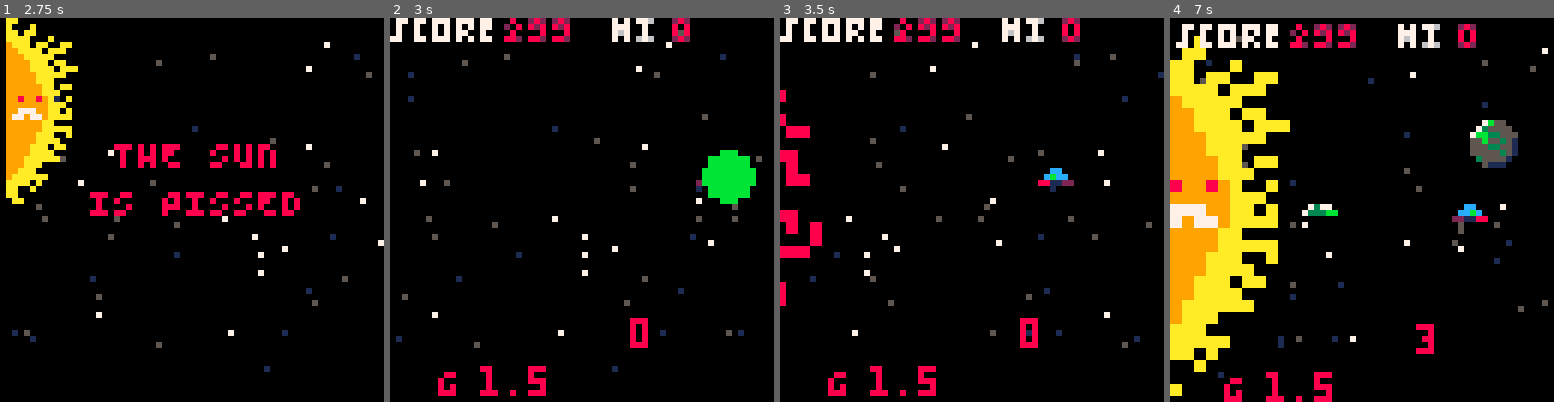
Above: before the commit, frames 1-4 (left to right).
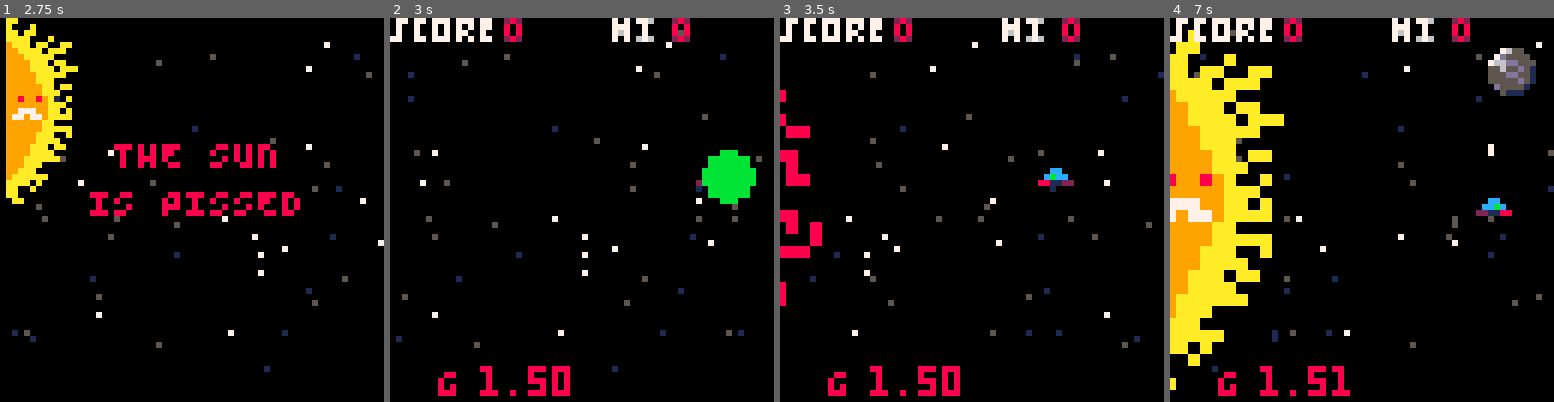
Above: after the commit, the same moments.

Repository: sicksubroutine/sun_escapes_me
Game: PICO-8 cartridge sun_escapes_me.p8
Same seed, same stepped clock (60 frames per second), same inputs: the game is played once before the commit and once after it.
Inputs:
- Up to frame 1 (2.75 s): tap X (X key) at 0.33, 1.07, 1.85 s; tap O (Z key) at 0.7, 1.7, 2.1, 2.5 s; hold Right 1.6-2.1 s; hold Up 2.15-2.42 s; hold Right from 2.47 s (still down)
- Up to frame 2 (3 s): keep holding Right; tap O (Z key) at 2.9 s; tap X (X key) at 2.97 s
- Up to frame 3 (3.5 s): release Right at 3.03 s; hold Left from 3.08 s (still down); tap O (Z key) at 3.3 s
- Up to frame 4 (7 s): release Left at 3.58 s; hold Down 3.63-3.97 s; tap O (Z key) every 0.4 s from 3.7 to 6.9 s; hold Right 4.02-4.68 s; tap X (X key) at 4.08, 5.2, 6.32 s; hold Up 4.73-5.03 s; hold Left 5.08-5.68 s; hold Down 5.73-6.03 s; hold Right 6.08-6.58 s; hold Right from 6.63 s (still down)

Frame 1 is identical in both runs. In frame 2, 1.2% of the frame differs, in the area x 29-68%, y 0-99%; in frame 3, 1.2%; in frame 4, 17%, in the area x 0-100%, y 0-100%.

Commit message:
should be final update for now

Diff:
--- a/sun_escapes_me.p8
+++ b/sun_escapes_me.p8
@@ -33,6 +33,7 @@
 	sun.anispd=0.25
 	sun.pain=0
 	sun.painfrm=70
+	sun.hp=145
 	sun.side="left"
 
 	p=makespr()
@@ -70,6 +71,8 @@
 		update_game()
 	elseif mode=="over" then
 		update_over()
+	elseif mode=="win" then
+		update_win()
 	end
 end
 
@@ -85,6 +88,8 @@
 		draw_game()
 	elseif mode=="over" then
 		draw_over()
+	elseif mode=="win" then
+		draw_win()
 	end
 	print(debug,40,50,8)
 	camera()
@@ -102,7 +107,7 @@
 	friction=0.65
 	gravity=1.5
 	gravity2=0
-	score=299
+	score=0
 
 	explode={}
 
@@ -126,6 +131,7 @@
 	lvldis=0
 	lvl=0
 	subphs="not boss"
+	sun.hp=145
 end
 
 function startscreen()
@@ -468,11 +474,11 @@
 function fire(ang,spd)
 	local myebul=makespr()
 	myebul.x=54+rnd(3)
-	myebul.y=rnd(12)+rnd(32)
+	myebul.y=rnd(32)
 	myebul.spr=72
 	myebul.aniframe=72
 	myebul.ani={72,73,74,75}
-	myebul.anispd=0.75
+	myebul.anispd=0.65
 
 	myebul.sx=sin(ang)*spd
 	myebul.sy=cos(ang)*spd
@@ -507,7 +513,7 @@
 function update_game()
 	animstars()
 
-	if subphs=="boss" then
+	if subphs!="boss" then
 		gravity=gravity+0.02/150
 	elseif subphs=="boss" then
 		gravity=gravity-0.01/150
@@ -655,7 +661,8 @@
 				del(buls,mybul)
 				sfx(0)
 				sun.pain=15
-				score+=5
+				score+=15
+				sun.hp-=4
 				sfx(45)
 				shake=6
 				popfloat("+15",54,14+rnd(24))
@@ -776,7 +780,7 @@
 
 
 	--level code
-	debug=lvl
+
 	boss()
 	if lvl==0 then
 		sun.x+=0.45
@@ -828,50 +830,49 @@
 		end
 	elseif lvl==5 then
 
-		debug=subphs
 		sun.side="right"
 
-		if t%25==0 then
+		if t%15==0 then
+			fire(0.23+rnd(0.09),1)
 			sfx(9)
 		end
-
-		if t%25==0 then
-			fire(0.25+rnd(0.054),1)
-		end
-
-		if score>305 then
+		if t%15==0 then
+			fire(0.23-rnd(0.09),1)
+			sfx(9)
+		end
+
+		if sun.hp<0 then
 			beg=t
-			debug=lvl
+			invul=50
+			ebuls={}
 			lvl=6
 		end
 	elseif lvl==6 then
 		if lvl==6 and t%5==0 then
-		explodes(sun.x+12+rnd(3),sun.y+rnd(64))
-	end
-	if t%10==0 then
-		sfx(0)
-		explodes(sun.x+15,sun.y+rnd(30))
-	end
-	sun.pain=100
-	if t%10==0 then
-		sfx(9)
-
-	end
-	if t%5==0 then
-		sun.x+=0.75
-	end
-	if beg+5*30<t then
-		sfx(22)
-		music(-1,500)
-		lvl=7
-	end
+			explodes(sun.x+12+rnd(3),sun.y+rnd(64))
+		end
+		if t%10==0 then
+			sfx(0)
+			explodes(sun.x+15,sun.y+rnd(30))
+		end
+		sun.pain=100
+		if t%9==0 then
+			sfx(9)
+		end
+		if t%5==0 then
+			sun.x+=0.76
+		end
+		if beg+5*30<t then
+			sfx(22)
+			music(-1,500)
+			lvl=7
+			music(15)
+		end
 	elseif lvl==7 then
-
-	end
-…(4 lines of a section not shown)…
+		beg=t
+		win_lvl=1
+		mode="win"
+	end
 
 	if sun.pain>0 then
 		sun.pain-=1
@@ -893,7 +894,7 @@
 				explodes(mybul.x,mybul.y)
 				del(buls,mybul)
 				del(ebuls,ebul)
-
+				sfx(2)
 			end
 		end
 	end
@@ -1056,6 +1055,16 @@
 	end
 
 end
+
+function update_win()
+	sun.side="left"
+	if btn(🅾️) then
+		sfx(3)
+
+		startgame()
+	end
+
+end
 -->8
 --draw function
 
@@ -1063,7 +1072,7 @@
 	cls()
 	starfield()
 
-
+	--drawing da sun
 	if sun.pain>0 then
 		pal(10,8)
 		pal(7,2)
@@ -1077,11 +1086,9 @@
 
 	if invul<=0 then
 		drwmyspr(p)
-		--spr(flame_spr,p.x-5,p.y)
 	else
 		if sin(t/5)<0 then
 				drwmyspr(p)
-				--spr(flame_spr,p.x-5,p.y)
 			end
 	end
 
@@ -1153,11 +1160,9 @@
 		end
 	end
 
-
+	--sun bullets!
 	for myebul in all (ebuls) do
-
 		drwmyspr(myebul)
-
 	end
 
 	spr(11,0,0,3,1)
@@ -1208,23 +1212,15 @@
 function draw_start()
 	cls()
 	starfield()
-	--sspr(sun.sprsx,sun.sprsy,sun.sprw,sun.sprh,sun.x,sun.y,sun.dw,sun.dh)
-
 	print(tosmall("sun escapes me"),5,25,8)
-
-
 	cprint("🅾️ to start",32,48,blink())
-
 end
 
 function draw_over()
 	cls()
-
 	cprint("the sun got you!",32,15,8)
-	cprint("press x to",32,22,blink())
+	cprint("press 🅾️ to",32,22,blink())
 	cprint("try again",32,27,blink())
-
-
 	cprint("your high",25,33,8)
 	cprint("score is:",25,39,8)
 	print(hiscore,43,39,8)
@@ -1273,6 +1269,62 @@
 	end
 
 end
+
+function draw_win()
+
+	if win_lvl==1 then
+		cprint("the sun split!",32,15,8)
+		cprint("good job!",32,32,blink())
+	if beg+5*30<t then
+		beg=t
+		win_lvl=2
+	end
+elseif win_lvl==2 then
+	cls()
+	cprint("thank you",32,15,7)
+	cprint("for playing!",32,23,8)
+	cprint("made for",32,40,8)
+	cprint("lowrezjam",32,48,blink())
+	sspr(0,64,52,8,5,55)
+	if beg+5*30<t then
+		beg=t
+		win_lvl=3
+	end
+elseif win_lvl==3 then
+	cls()
+	cprint("made by chaz",32,15,8)
+	cprint("and cat!",32,23,7)
+	if beg+5*30<t then
+		beg=t
+		win_lvl=4
+	end
+elseif win_lvl==4 then
+	cls()
+	cprint("lazydevs helped",32,15,8)
+	cprint("me learn pico8!",32,23,7)
+	cprint("thanks krystian.",32,31,blink())
+	spr(20,55,22)
+	if beg+5*30<t then
+		beg=t
+		win_lvl=5
+	end
+elseif win_lvl==5 then
+	cls()
+	cprint("music by Gruber!",32,15,blink())
+	cprint("from pico8 tunes",32,23,7)
+	cprint("vol 2 on itchio!",32,31,8)
+	if beg+5*30<t then
+		win_lvl=6
+	end
+elseif win_lvl==6 then
+	cls()
+	cprint("hi score:",25,15,8)
+	print(hiscore,45,15,blink())
+	cprint("try again?",32,23,8)
+	cprint("🅾️ to restart",32,31, blink())
+end
+
+end
 -->8
 --spawn code
 function rockme()
Not shown, changed: 94 lines of the sprite sheet (__gfx__) section of sun_escapes_me.p8
Not shown, changed: the music (__music__) section of sun_escapes_me.p8
Not shown, changed: the sound effects (__sfx__) section of sun_escapes_me.p8
Not shown, changed: sun_escapes_me.js
Not shown, changed: sun_escapes_me.p8.png
Not shown, changed: sun_escapes_me.zip
